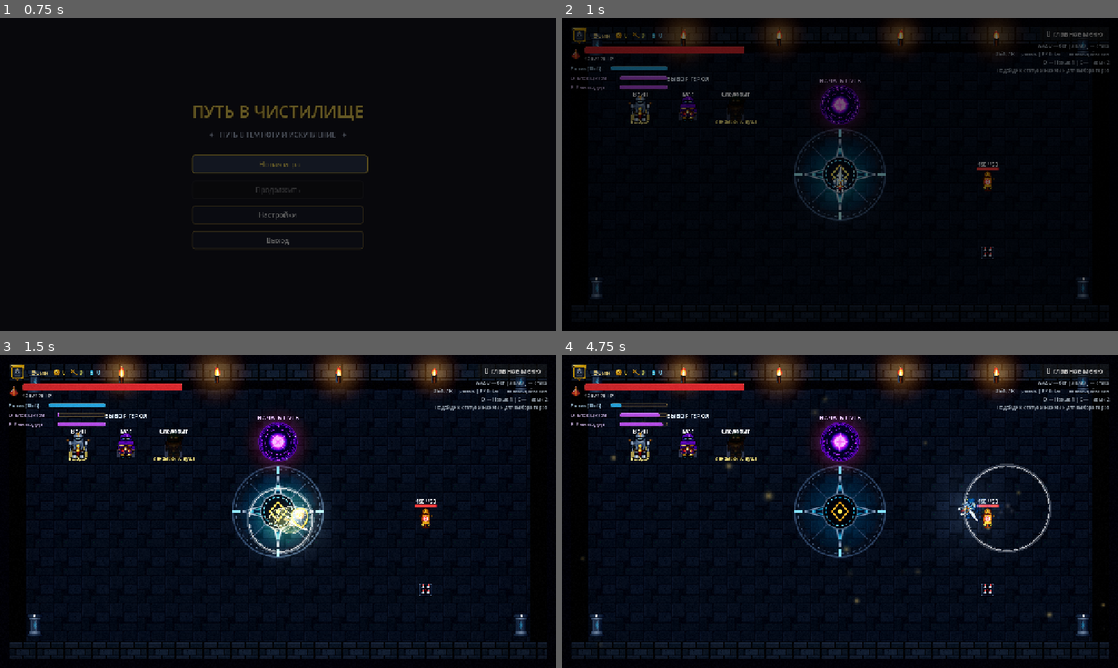
Above: before the commit, frames 1-4 (two rows, left to right).
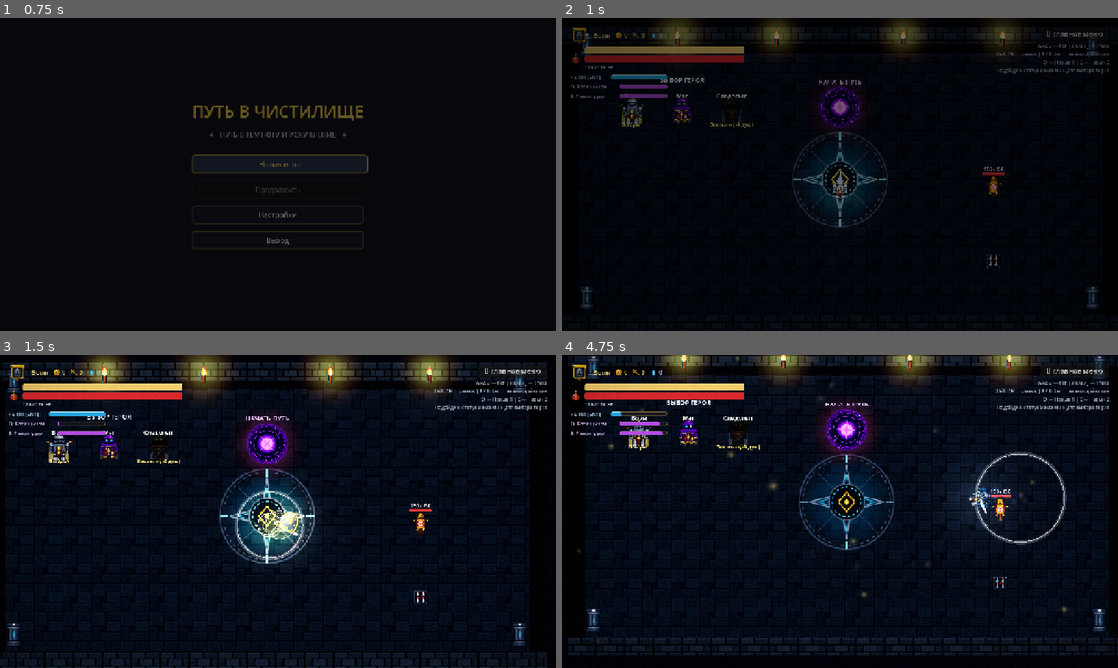
Above: after the commit, the same moments.

Repository: Shoto373/dark-knights
Game: Godot game, scene res://Main.tscn
Two runs of this game, one before a commit and one after it. Both use one fixed random seed, a clock stepped at 60 frames per second and the inputs below.
Inputs (mouse positions are in pixels of both pictures, inside the frame that each line leads up to):
- Up to frame 1 (0.75 s): click "Новая игра" at 0.5 s
- Up to frame 2 (1 s): no input
- Up to frame 3 (1.5 s): tap Enter (ui_accept) at 1.25 s; move the mouse to (400, 495) at 1.27 s; hold Right (move_right) from 1.28 s (still down); tap Q (ability_1) at 1.35 s; click (400, 495) at 1.42 s
- Up to frame 4 (4.75 s): tap Enter (ui_accept) at 1.52, 4.52 s; tap E (ability_2) at 1.55, 4.35 s; release Right (move_right) at 2 s; drag from (728, 527) to (639, 452) at 2.02 s; move the mouse to (895, 442) at 2.77 s; hold Right (move_right) 2.78-3.5 s; tap Space (dash) at 2.85, 4.55 s; click (895, 442) at 2.92 s; tap Q (ability_1) at 3.05 s; drag from (812, 574) to (689, 452) at 3.52 s; move the mouse to (1006, 558) at 4.27 s; hold Left (move_left) from 4.28 s (still down); click (1006, 558) at 4.42 s

Frame 1 is identical in both runs. In frame 2, 6.0% of the frame differs, in the area x 1-97%, y 1-98%; in frame 3, 17%; in frame 4, 19%, in the area x 1-100%, y 0-98%.

Commit message:
Sprint 18: AAA game feel, dynamic predictive camera, ghost health bars, hitstop, and complete visual glitch eradication

Diff:
--- a/entities/loot/ItemPedestal.tscn
+++ b/entities/loot/ItemPedestal.tscn
@@ -15,27 +15,30 @@
 
 [node name="PedestalBase" type="ColorRect" parent="."]
 unique_name_in_owner = true
+visible = false
 offset_left = -18.0
 offset_top = -12.0
 offset_right = 18.0
 offset_bottom = 12.0
-color = Color(0.25, 0.28, 0.35, 1)
+color = Color(0.25, 0.28, 0.35, 0)
 
 [node name="RarityGlow" type="ColorRect" parent="."]
 unique_name_in_owner = true
+visible = false
 offset_left = -22.0
 offset_top = -34.0
 offset_right = 22.0
 offset_bottom = -2.0
-color = Color(0.2, 0.6, 1, 0.4)
+color = Color(0.2, 0.6, 1, 0)
 
 [node name="ItemIcon" type="ColorRect" parent="."]
 unique_name_in_owner = true
+visible = false
 offset_left = -10.0
 offset_top = -28.0
 offset_right = 10.0
 offset_bottom = -8.0
-color = Color(0.4, 0.8, 1, 1)
+color = Color(0.4, 0.8, 1, 0)
 
 [node name="UI" type="Node2D" parent="."]
 position = Vector2(0, -42)
@@ -45,18 +48,22 @@
 offset_left = -70.0
 offset_top = -14.0
 offset_right = 70.0
-offset_bottom = 2.0
-theme_override_font_sizes/font_size = 11
+offset_bottom = 4.0
+theme_override_colors/font_outline_color = Color(0, 0, 0, 0.95)
+theme_override_constants/outline_size = 3
+theme_override_font_sizes/font_size = 12
 text = "Предмет"
 horizontal_alignment = 1
 
 [node name="CostLabel" type="Label" parent="UI"]
 unique_name_in_owner = true
 offset_left = -60.0
-offset_top = 48.0
+offset_top = 46.0
 offset_right = 60.0
 offset_bottom = 64.0
 theme_override_colors/font_color = Color(1, 0.9, 0.3, 1)
-theme_override_font_sizes/font_size = 10
+theme_override_colors/font_outline_color = Color(0, 0, 0, 0.95)
+theme_override_constants/outline_size = 3
+theme_override_font_sizes/font_size = 11
 text = "[F] Взять"
 horizontal_alignment = 1
--- a/entities/player/Player.gd
+++ b/entities/player/Player.gd
@@ -460,6 +460,12 @@
 	EffectsHelper.spawn_dust_puff(get_parent(), global_position)
 	EffectsHelper.spawn_shockwave(get_parent(), global_position, 110.0, 0.28, 0.035)
 	AudioManager.play_sfx_named("dash")
+
+	# Кинематографическая отдача камеры в сторону, противоположную рывку
+	var cam: Camera2D = get_viewport().get_camera_2d()
+	if cam != null and cam.has_method("add_kick"):
+		cam.call("add_kick", -dash_direction, 7.5)
+
 	dash_timer.start()
 	dash_cooldown_timer.start()
 
@@ -504,6 +510,11 @@
 	elif weapon_hitbox.damage_type == "freeze" or weapon_hitbox.tags.has("frost"):
 		slash_color = Color(0.3, 0.85, 1.0, 0.9)
 	EffectsHelper.spawn_slash_arc(get_parent(), global_position + aim_direction * 22.0, base_angle, 28.0, slash_color)
+
+	# Отдача камеры при ударе
+	var cam: Camera2D = get_viewport().get_camera_2d()
+	if cam != null and cam.has_method("add_kick"):
+		cam.call("add_kick", -aim_direction, 4.0)
 
 	var tween: Tween = create_tween()
 	tween.tween_property(weapon_pivot, "rotation", end_angle, 0.12).set_trans(Tween.TRANS_QUAD).set_ease(Tween.EASE_OUT)
@@ -534,6 +545,12 @@
 
 func _shoot_basic_projectile() -> void:
 	AudioManager.play_sfx_named("shoot")
+
+	# Отдача камеры при выстреле/касте
+	var cam: Camera2D = get_viewport().get_camera_2d()
+	if cam != null and cam.has_method("add_kick"):
+		cam.call("add_kick", -aim_direction, 5.0)
+
 	var proj: Projectile = PROJECTILE_SCENE.instantiate() as Projectile
 	get_parent().add_child(proj)
 	proj.global_position = global_position + aim_direction * 20.0
--- a/entities/player/PlayerCamera.gd
+++ b/entities/player/PlayerCamera.gd
@@ -1,35 +1,78 @@
 class_name PlayerCamera
 extends Camera2D
 
-## Камера игрока с плавным следованием и screen shake, поддержкой фиксации на комнате (стиль The Binding of Isaac)
+## Камера AAA-класса: динамический предиктивный прицел (Aim Lead),
+## отдача от атак (Kickback), кинематографический зум напряжения и screen shake
 
 @export var target: Node2D
-@export var follow_speed: float = 10.0
+@export var follow_speed: float = 8.0
 @export var is_room_locked: bool = false
 @export var room_center: Vector2 = Vector2(640, 360)
+@export var max_aim_lead: float = 38.0
+@export var default_zoom: float = 1.04
 
 var shake_intensity: float = 0.0
 var shake_timer: float = 0.0
 var total_shake_duration: float = 0.0
 var pan_tween: Tween
+var zoom_tween: Tween
+
+var _kick_offset: Vector2 = Vector2.ZERO
+var _current_aim_lead: Vector2 = Vector2.ZERO
+var _target_zoom: float = 1.04
 
 func _ready() -> void:
+	zoom = Vector2(default_zoom, default_zoom)
+	_target_zoom = default_zoom
 	EventBus.screen_shake_requested.connect(add_shake)
+	EventBus.player_health_changed.connect(_on_player_health_changed)
 	if target == null and not is_room_locked:
 		target = get_parent() as Node2D
 
 func _process(delta: float) -> void:
+	# Находим игрока для предиктивного сдвига камеры (Aim Lead)
+	if not is_instance_valid(target):
+		var players = get_tree().get_nodes_in_group("player")
+		if not players.is_empty():
+			target = players[0] as Node2D
+
+	var desired_lead: Vector2 = Vector2.ZERO
+	if is_instance_valid(target):
+		var aim_dir: Vector2 = Vector2.ZERO
+		if "aim_direction" in target:
+			aim_dir = target.get("aim_direction")
+		elif target is CharacterBody2D:
+			aim_dir = (get_global_mouse_position() - target.global_position).normalized()
+
+		# Предиктивное смещение камеры по направлению прицеливания и движения
+		var move_bias: Vector2 = Vector2.ZERO
+		if target is CharacterBody2D and target.velocity.length_squared() > 100.0:
+			move_bias = target.velocity.normalized() * 0.35
+
+		desired_lead = (aim_dir * 0.65 + move_bias).limit_length(1.0) * max_aim_lead
+
+	_current_aim_lead = _current_aim_lead.lerp(desired_lead, delta * 5.0)
+
 	if is_room_locked:
 		if pan_tween == null or not pan_tween.is_running():
-			global_position = room_center
+			global_position = room_center + _current_aim_lead
 	elif is_instance_valid(target):
-		global_position = global_position.lerp(target.global_position, follow_speed * delta)
+		var target_pos: Vector2 = target.global_position + _current_aim_lead
+		global_position = global_position.lerp(target_pos, follow_speed * delta)
 
+	# Затухание отдачи (Kickback decay)
+	if _kick_offset.length_squared() > 0.01:
+		_kick_offset = _kick_offset.lerp(Vector2.ZERO, delta * 14.0)
+	else:
+		_kick_offset = Vector2.ZERO
+
+	# Расчет суммарного сотрясения и отдачи
+	var shake_offset: Vector2 = Vector2.ZERO
 	if shake_timer > 0.0:
 		shake_timer -= delta
 		if shake_timer > 0.0:
 			var current_power: float = shake_intensity * clampf(shake_timer / maxf(0.001, total_shake_duration), 0.0, 1.0)
-			offset = Vector2(
+			shake_offset = Vector2(
 				randf_range(-current_power, current_power),
 				randf_range(-current_power, current_power)
 			)
@@ -37,9 +80,27 @@
 			shake_timer = 0.0
 			shake_intensity = 0.0
 			total_shake_duration = 0.0
-			offset = Vector2.ZERO
+
+	offset = shake_offset + _kick_offset
+
+func add_kick(direction: Vector2, force: float = 6.0) -> void:
+	_kick_offset += direction.normalized() * force
+
+func set_tension_zoom(target_z: float, duration: float = 0.4) -> void:
+	_target_zoom = target_z
+	if zoom_tween != null and zoom_tween.is_valid():
+		zoom_tween.kill()
+	zoom_tween = create_tween()
+	zoom_tween.tween_property(self, "zoom", Vector2(_target_zoom, _target_zoom), duration).set_trans(Tween.TRANS_QUAD).set_ease(Tween.EASE_OUT)
+
+func _on_player_health_changed(current_hp: int, max_hp: int) -> void:
+	if max_hp <= 0:
+		return
+	var hp_ratio: float = float(current_hp) / float(max_hp)
+	if hp_ratio <= 0.30:
+		set_tension_zoom(1.08, 0.5)
 	else:
-		offset = Vector2.ZERO
+		set_tension_zoom(default_zoom, 0.5)
 
 func lock_to_room(new_center: Vector2, smooth: bool = false, duration: float = 0.25) -> void:
 	is_room_locked = true
--- a/levels/Torch.gd
+++ b/levels/Torch.gd
@@ -1,7 +1,7 @@
 class_name TorchSconce
 extends Node2D
 
-## Настенный факел с живым пламенем, искрами и мягким рассеянным освещением
+## Настенный факел с живым многочастотным пламенем, искрами и динамическим источником света
 
 @onready var sconce_sprite: Sprite2D = $SconceSprite
 @onready var flame_sprite: Sprite2D = $FlameSprite
@@ -13,6 +13,7 @@
 var _flame_phase: float = 0.0
 var _base_glow_scale: Vector2 = Vector2(1.2, 1.2)
 var _ember_timer: float = 0.0
+var _torch_point_light: PointLight2D = null
 
 func _ready() -> void:
 	_flame_phase = randf() * 10.0
@@ -27,6 +28,12 @@
 		light_glow.texture = glow_tex
 		light_glow.modulate = torch_color
 
+	# Динамический PointLight2D для освещения стен и окружения
+	_torch_point_light = LightTextureGenerator.create_point_light(Color(1.0, 0.8, 0.45), 0.85, 2.4)
+	_torch_point_light.name = "TorchPointLight"
+	_torch_point_light.position = Vector2(0, -14)
+	add_child(_torch_point_light)
+
 func _process(delta: float) -> void:
 	_flame_phase += delta * 12.0
 
@@ -36,10 +43,16 @@
 	flame_sprite.scale = Vector2(f_scale_x, f_scale_y)
 	flame_sprite.rotation = sin(_flame_phase * 0.7) * 0.08
 
-	# Пульсация мягкого света
+	# Пульсация мягкого рассеянного ореола
 	var light_pulse: float = 1.0 + sin(_flame_phase * 0.5) * 0.08 + randf_range(-0.03, 0.03)
 	light_glow.scale = _base_glow_scale * light_pulse
 	light_glow.modulate.a = torch_color.a * (0.9 + sin(_flame_phase * 0.8) * 0.15)
+
+	# Органический многочастотный танец света факела (AAA Dynamic Light Flicker)
+	if _torch_point_light != null:
+		var energy_fluctuation: float = 0.78 + sin(_flame_phase * 0.7) * 0.07 + sin(_flame_phase * 1.9) * 0.04 + randf_range(-0.02, 0.02)
+		_torch_point_light.energy = energy_fluctuation
+		_torch_point_light.position.x = sin(_flame_phase * 1.1) * 1.2
 
 	# Выброс отдельных искорок
 	_ember_timer += delta
--- a/systems/visuals/EffectsHelper.gd
+++ b/systems/visuals/EffectsHelper.gd
@@ -113,9 +113,43 @@
 		tween.parallel().tween_property(dust, "modulate:a", 0.0, 0.25)
 		tween.tween_callback(pivot.queue_free)
 
+static func trigger_hitstop(tree: SceneTree, duration: float = 0.045, slow_factor: float = 0.06) -> void:
+	if tree == null:
+		return
+	Engine.time_scale = slow_factor
+	var timer = tree.create_timer(duration * slow_factor, true, false, true)
+	timer.timeout.connect(func():
+		Engine.time_scale = 1.0
+	)
+
+static func spawn_ground_decal(parent: Node, global_pos: Vector2, decal_color: Color = Color(0.18, 0.04, 0.04, 0.55), radius: float = 22.0, duration: float = 14.0) -> Sprite2D:
+	if parent == null:
+		return null
+	var decal: Sprite2D = Sprite2D.new()
+	decal.name = "BattleDecal"
+	decal.texture = get_spark_texture()
+	decal.global_position = global_pos
+	decal.rotation = randf_range(0.0, TAU)
+	decal.scale = Vector2(randf_range(1.2, 1.8), randf_range(0.8, 1.4)) * (radius / 16.0)
+	decal.modulate = decal_color
+	decal.z_index = -1
+	parent.add_child(decal)
+
+	var tween: Tween = decal.create_tween()
+	tween.tween_interval(duration * 0.7)
+	tween.tween_property(decal, "modulate:a", 0.0, duration * 0.3)
+	tween.tween_callback(decal.queue_free)
+	return decal
+
 static func spawn_death_burst(parent: Node, global_pos: Vector2, color: Color = Color(0.85, 0.2, 0.2, 1.0)) -> void:
 	if parent == null:
 		return
+
+	# Оставляем кровавый / стихийный след на полу (AAA Battle Decal)
+	var decal_tint: Color = color.darkened(0.55)
+	decal_tint.a = 0.55
+	spawn_ground_decal(parent, global_pos, decal_tint, 24.0, 14.0)
+
 	var tex: Texture2D = get_spark_texture()
 	for i in range(12):
 		var p: Sprite2D = Sprite2D.new()
--- a/tests/test_audit_and_polish.gd
+++ b/tests/test_audit_and_polish.gd
@@ -418,3 +418,57 @@
 	room.setup(r_data)
 	var room_atmosphere: Node = room.get_node_or_null("BiomeAtmosphere")
 	assert_not_null(room_atmosphere, "Комната имеет систему атмосферных частиц BiomeAtmosphere")
+
+func test_aaa_dynamic_camera_aim_lead_and_kickback() -> void:
+	var cam: PlayerCamera = PlayerCamera.new()
+	add_child_autofree(cam)
+
+	# Проверяем отдачу (Kickback)
+	cam.add_kick(Vector2(1, 0), 10.0)
+	assert_gt(cam._kick_offset.length(), 0.0, "Отдача камеры добавлена")
+
+	# Проверяем угасание отдачи при процессинге
+	var initial_kick_len: float = cam._kick_offset.length()
+	cam._process(0.1)
+	assert_lt(cam._kick_offset.length(), initial_kick_len, "Отдача камеры плавно затухает")
+
+func test_aaa_ghost_health_bars_on_hud() -> void:
+	var hud_scene: PackedScene = load("res://ui/HUD.tscn")
+	var hud: HUD = hud_scene.instantiate() as HUD
+	add_child_autofree(hud)
+
+	assert_not_null(hud.ghost_hp_bar, "HUD должен иметь ghost bar для здоровья игрока")
+	assert_not_null(hud.boss_ghost_hp_bar, "HUD должен иметь ghost bar для здоровья босса")
+
+	# Проверяем поведение ghost bar при получении урона
+	hud._on_player_health_changed(100, 100)
+	assert_eq(hud.ghost_hp_bar.value, 100.0, "Ghost bar инициализирован на 100")
+
+	# Наносим урон
+	hud._on_player_health_changed(70, 100)
+	assert_eq(hud.hp_bar.value, 70.0, "Основная шкала здоровья моментально перешла на 70")
+	assert_gt(hud.ghost_hp_bar.value, 70.0, "Ghost bar отстает, показывая след потерянного здоровья")
+
+func test_aaa_hitstop_and_ground_battle_decals() -> void:
+	var root: Node2D = Node2D.new()
+	add_child_autofree(root)
+
+	# 1. Проверка создания боевого декаля на полу
+	var decal: Sprite2D = EffectsHelper.spawn_ground_decal(root, Vector2(100, 100), Color(0.8, 0.1, 0.1, 0.6), 24.0, 5.0)
+	assert_not_null(decal, "Декаль пола успешно создан")
+	if decal is Sprite2D:
+		assert_eq(decal.z_index, -1, "Декаль пола находится под персонажами (z_index = -1)")
+
+	# 2. Проверка функции хитстопа (не падает и корректно обращается к SceneTree)
+	EffectsHelper.trigger_hitstop(get_tree(), 0.04, 0.05)
+	assert_true(true, "Хитстоп корректно выполнился")
+
+func test_torch_dynamic_lighting() -> void:
+	var torch_scene: PackedScene = load("res://levels/Torch.tscn")
+	var torch: TorchSconce = torch_scene.instantiate() as TorchSconce
+	add_child_autofree(torch)
+
+	var point_light: Node = torch.get_node_or_null("TorchPointLight")
+	assert_not_null(point_light, "Факел имеет динамический источник света TorchPointLight")
+	if point_light is PointLight2D:
+		assert_gt(point_light.energy, 0.0, "Энергия света факела больше нуля")
--- a/ui/HUD.gd
+++ b/ui/HUD.gd
@@ -25,12 +25,22 @@
 @onready var damage_numbers_container: Control = %DamageNumbersContainer
 
 var player_ref: Player = null
+var ghost_hp_bar: ProgressBar = null
+var boss_ghost_hp_bar: ProgressBar = null
+var _hp_ghost_tween: Tween = null
+var _boss_ghost_tween: Tween = null
+
+var _prev_dash_ready: bool = true
+var _prev_ability1_ready: bool = true
+var _prev_ability2_ready: bool = true
 
 func _ready() -> void:
 	process_mode = Node.PROCESS_MODE_ALWAYS
 	death_screen.visible = false
 	boss_bar_container.visible = false
 	btn_respawn.pressed.connect(_on_respawn_pressed)
+
+	_setup_ghost_health_bars()
 
 	EventBus.player_spawned.connect(_on_player_spawned)
 	EventBus.hero_changed.connect(_on_hero_changed)
@@ -47,12 +57,83 @@
 	_update_hero_info()
 	_on_currency_changed(GameState.gold, MetaProgress.souls)
 
+func _setup_ghost_health_bars() -> void:
+	# AAA Ghost / Damage Lag Bar для шкалы здоровья игрока
+	if hp_bar != null:
+		ghost_hp_bar = ProgressBar.new()
+		ghost_hp_bar.name = "PlayerHpGhostBar"
+		ghost_hp_bar.max_value = hp_bar.max_value
+		ghost_hp_bar.value = hp_bar.value
+		ghost_hp_bar.show_percentage = false
+		ghost_hp_bar.custom_minimum_size = hp_bar.custom_minimum_size
+		ghost_hp_bar.size = hp_bar.size
+
+		var ghost_fill: StyleBoxFlat = StyleBoxFlat.new()
+		ghost_fill.bg_color = Color(1.0, 0.85, 0.45, 0.95)
+		ghost_fill.border_width_top = 1
+		ghost_fill.border_color = Color(1.0, 1.0, 0.8, 1.0)
+		ghost_fill.corner_radius_top_left = 3
+		ghost_fill.corner_radius_top_right = 3
+		ghost_fill.corner_radius_bottom_right = 3
+		ghost_fill.corner_radius_bottom_left = 3
+		ghost_hp_bar.add_theme_stylebox_override("fill", ghost_fill)
+		ghost_hp_bar.add_theme_stylebox_override("background", StyleBoxEmpty.new())
+
+		hp_bar.get_parent().add_child(ghost_hp_bar)
+		hp_bar.get_parent().move_child(ghost_hp_bar, hp_bar.get_index())
+
+	# AAA Ghost / Damage Lag Bar для шкалы босса
+	if boss_hp_bar != null:
+		boss_ghost_hp_bar = ProgressBar.new()
+		boss_ghost_hp_bar.name = "BossHpGhostBar"
+		boss_ghost_hp_bar.max_value = boss_hp_bar.max_value
+		boss_ghost_hp_bar.value = boss_hp_bar.value
+		boss_ghost_hp_bar.show_percentage = false
+		boss_ghost_hp_bar.custom_minimum_size = boss_hp_bar.custom_minimum_size
+
+		var boss_ghost_fill: StyleBoxFlat = StyleBoxFlat.new()
+		boss_ghost_fill.bg_color = Color(1.2, 0.88, 0.4, 0.95)
+		boss_ghost_fill.corner_radius_top_left = 4
+		boss_ghost_fill.corner_radius_top_right = 4
+		boss_ghost_fill.corner_radius_bottom_right = 4
+		boss_ghost_fill.corner_radius_bottom_left = 4
+		boss_ghost_hp_bar.add_theme_stylebox_override("fill", boss_ghost_fill)
+		boss_ghost_hp_bar.add_theme_stylebox_override("background", StyleBoxEmpty.new())
+
+		boss_hp_bar.get_parent().add_child(boss_ghost_hp_bar)
+		boss_hp_bar.get_parent().move_child(boss_ghost_hp_bar, boss_hp_bar.get_index())
+
 func _process(_delta: float) -> void:
 	if is_instance_valid(player_ref):
-		dash_bar.value = player_ref.get_dash_cooldown_ratio() * 100.0
-		ability_1_bar.value = player_ref.get_ability_cooldown_ratio(1) * 100.0
-		ability_2_bar.value = player_ref.get_ability_cooldown_ratio(2) * 100.0
+		var d_ratio: float = player_ref.get_dash_cooldown_ratio()
+		var a1_ratio: float = player_ref.get_ability_cooldown_ratio(1)
+		var a2_ratio: float = player_ref.get_ability_cooldown_ratio(2)
+
+		dash_bar.value = d_ratio * 100.0
+		ability_1_bar.value = a1_ratio * 100.0
+		ability_2_bar.value = a2_ratio * 100.0
+
+		# AAA Cooldown Ready Pop & Shimmer (вспышка готовности навыка)
+		if d_ratio >= 1.0 and not _prev_dash_ready:
+			_pulse_cooldown_ready(dash_bar)
+		_prev_dash_ready = (d_ratio >= 1.0)
+
+		if a1_ratio >= 1.0 and not _prev_ability1_ready:
+			_pulse_cooldown_ready(ability_1_bar)
+		_prev_ability1_ready = (a1_ratio >= 1.0)
+
+		if a2_ratio >= 1.0 and not _prev_ability2_ready:
+			_pulse_cooldown_ready(ability_2_bar)
+		_prev_ability2_ready = (a2_ratio >= 1.0)
+
 	keys_label.text = "%d" % GameState.keys
+
+func _pulse_cooldown_ready(target_control: Control) -> void:
+	if target_control == null:
+		return
+	var tween: Tween = target_control.create_tween()
+	target_control.modulate = Color(2.2, 2.2, 2.5, 1.0)
+	tween.tween_property(target_control, "modulate", Color.WHITE, 0.25).set_trans(Tween.TRANS_QUAD)
 
 func _on_player_spawned(player: Node2D) -> void:
 	player_ref = player as Player
@@ -95,9 +176,28 @@
 			_on_player_health_changed(h_data.max_hp, h_data.max_hp)
 
 func _on_player_health_changed(current_hp: int, max_hp: int) -> void:
+	if hp_bar == null:
+		return
+	var old_val: float = hp_bar.value
 	hp_bar.max_value = max_hp
 	hp_bar.value = current_hp
 	hp_label.text = "%d / %d HP" % [current_hp, max_hp]
+
+	# AAA Ghost Health Bar (Elden Ring / Hades trailing amber lag bar)
+	if ghost_hp_bar != null:
+		ghost_hp_bar.max_value = max_hp
+		if current_hp < old_val:
+			# Получен урон: ghost bar задерживается на 0.35s, затем плавно сползает
+			if _hp_ghost_tween != null and _hp_ghost_tween.is_valid():
+				_hp_ghost_tween.kill()
+			_hp_ghost_tween = create_tween()
+			_hp_ghost_tween.tween_interval(0.35)
+			_hp_ghost_tween.tween_property(ghost_hp_bar, "value", float(current_hp), 0.45).set_trans(Tween.TRANS_CUBIC).set_ease(Tween.EASE_OUT)
+		else:
+			# Лечение или ресет: ghost bar моментально догоняет
+			if _hp_ghost_tween != null and _hp_ghost_tween.is_valid():
+				_hp_ghost_tween.kill()
+			ghost_hp_bar.value = current_hp
 
 func _on_currency_changed(gold: int, souls: int) -> void:
 	gold_label.text = "%d" % gold
@@ -108,13 +208,34 @@
 	boss_name_label.text = boss_name.to_upper()
 	boss_hp_bar.max_value = max_hp
 	boss_hp_bar.value = max_hp
+	if boss_ghost_hp_bar != null:
+		boss_ghost_hp_bar.max_value = max_hp
+		boss_ghost_hp_bar.value = max_hp
 	boss_bar_container.visible = true
 	boss_bar_container.modulate.a = 0.0
 	var tween: Tween = create_tween()
 	tween.tween_property(boss_bar_container, "modulate:a", 1.0, 0.4)
 
-func _on_boss_health_changed(current_hp: int, _max_hp: int) -> void:
+func _on_boss_health_changed(current_hp: int, max_hp: int) -> void:
+	if boss_hp_bar == null:
+		return
+	var old_boss_val: float = boss_hp_bar.value
+	boss_hp_bar.max_value = max_hp
 	boss_hp_bar.value = current_hp
+
+	# AAA Ghost Bar для босса
+	if boss_ghost_hp_bar != null:
+		boss_ghost_hp_bar.max_value = max_hp
+		if current_hp < old_boss_val:
+			if _boss_ghost_tween != null and _boss_ghost_tween.is_valid():
+				_boss_ghost_tween.kill()
+			_boss_ghost_tween = create_tween()
+			_boss_ghost_tween.tween_interval(0.3)
+			_boss_ghost_tween.tween_property(boss_ghost_hp_bar, "value", float(current_hp), 0.4).set_trans(Tween.TRANS_CUBIC).set_ease(Tween.EASE_OUT)
+		else:
+			if _boss_ghost_tween != null and _boss_ghost_tween.is_valid():
+				_boss_ghost_tween.kill()
+			boss_ghost_hp_bar.value = current_hp
 
 func _on_boss_defeated(_boss_name: String) -> void:
 	var tween: Tween = create_tween()
@@ -152,16 +273,19 @@
 
 	if is_player_target:
 		label.text = "-%d" % amount
-		label.add_theme_font_size_override("font_size", 17)
+		label.add_theme_font_size_override("font_size", 18)
 		label.add_theme_color_override("font_color", Color(1.0, 0.28, 0.28))
 		label.add_theme_color_override("font_outline_color", Color(0.12, 0.02, 0.02, 0.95))
 		label.add_theme_constant_override("outline_size", 4)
 	elif is_crit:
-		label.text = "%d! CRIT" % amount
-		label.add_theme_font_size_override("font_size", 20)
-		label.add_theme_color_override("font_color", Color(1.0, 0.88, 0.2))
-		label.add_theme_color_override("font_outline_color", Color(0.2, 0.1, 0.02, 0.95))
+		label.text = "✦ %d! CRIT" % amount
+		label.add_theme_font_size_override("font_size", 21)
+		label.add_theme_color_override("font_color", Color(1.0, 0.92, 0.3))
+		label.add_theme_color_override("font_outline_color", Color(0.25, 0.12, 0.0, 0.95))
 		label.add_theme_constant_override("outline_size", 5)
+
+		# AAA Hitstop micro-pause (45ms) для кинематографического сокрушительного крита
+		EffectsHelper.trigger_hitstop(get_tree(), 0.045, 0.05)
 	else:
 		label.text = str(amount)
 		label.add_theme_font_size_override("font_size", 15)
@@ -169,15 +293,19 @@
 		label.add_theme_color_override("font_outline_color", Color(0.08, 0.08, 0.12, 0.95))
 		label.add_theme_constant_override("outline_size", 3)
 
-	var canvas_pos: Vector2 = target.get_global_transform_with_canvas().origin + Vector2(randf_range(-14, 14), -26)
-	label.position = canvas_pos
-	label.scale = Vector2(1.5, 1.5) if is_crit else Vector2(1.2, 1.2)
+	# Фонтанная баллистическая дуга вылета чисел урона (Fountain Arc Physics)
+	var drift_x: float = randf_range(-34.0, 34.0)
+	var start_pos: Vector2 = target.get_global_transform_with_canvas().origin + Vector2(randf_range(-8, 8), -24)
+	label.position = start_pos
+	label.scale = Vector2(1.6, 1.6) if is_crit else Vector2(1.2, 1.2)
 	damage_numbers_container.add_child(label)
 
 	var tween: Tween = create_tween().set_parallel(true)
-	tween.tween_property(label, "scale", Vector2.ONE, 0.12).set_trans(Tween.TRANS_BACK).set_ease(Tween.EASE_OUT)
-	tween.tween_property(label, "position:y", canvas_pos.y - 36.0, 0.55).set_ease(Tween.EASE_OUT)
-	tween.tween_property(label, "modulate:a", 0.0, 0.55).set_ease(Tween.EASE_IN)
+	tween.tween_property(label, "scale", Vector2.ONE, 0.14).set_trans(Tween.TRANS_BACK).set_ease(Tween.EASE_OUT)
+	tween.tween_property(label, "position:x", start_pos.x + drift_x, 0.6).set_trans(Tween.TRANS_SINE)
+	tween.tween_property(label, "position:y", start_pos.y - 42.0, 0.32).set_trans(Tween.TRANS_QUAD).set_ease(Tween.EASE_OUT)
+	tween.chain().tween_property(label, "position:y", start_pos.y - 18.0, 0.32).set_trans(Tween.TRANS_QUAD).set_ease(Tween.EASE_IN)
+	tween.tween_property(label, "modulate:a", 0.0, 0.64).set_ease(Tween.EASE_IN)
 	tween.chain().tween_callback(label.queue_free)
 
 func _on_player_healed(amount: int) -> void:
Not shown, changed: docs/PROGRESS.md
